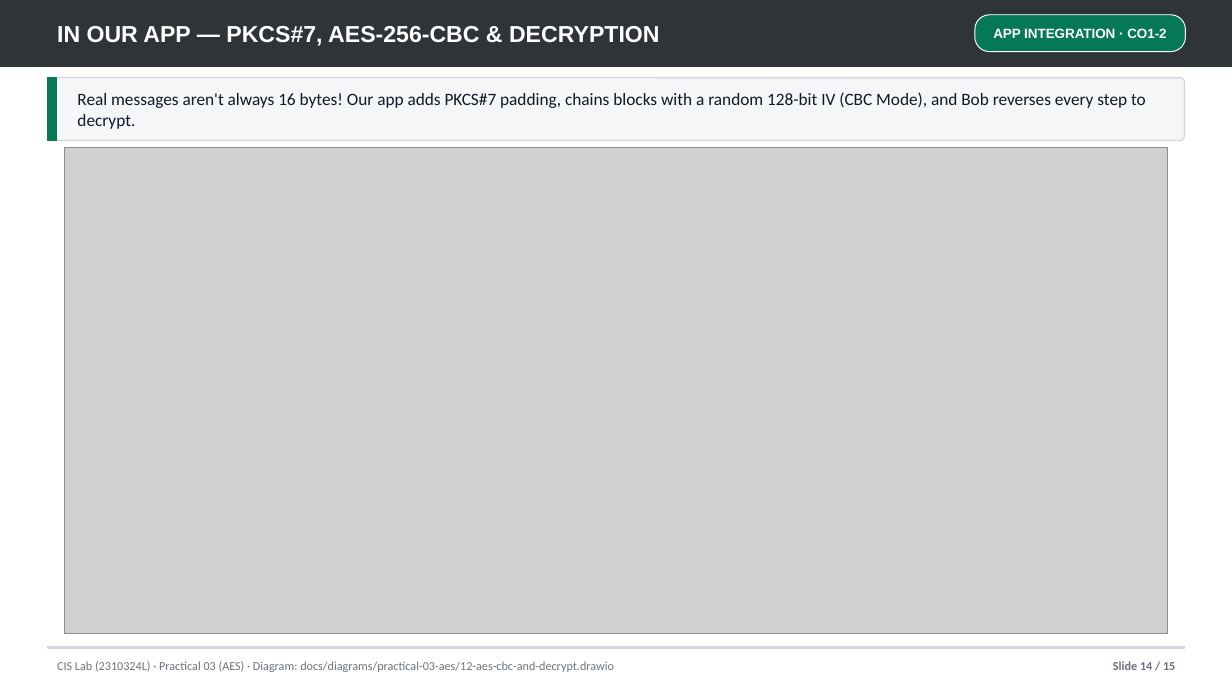
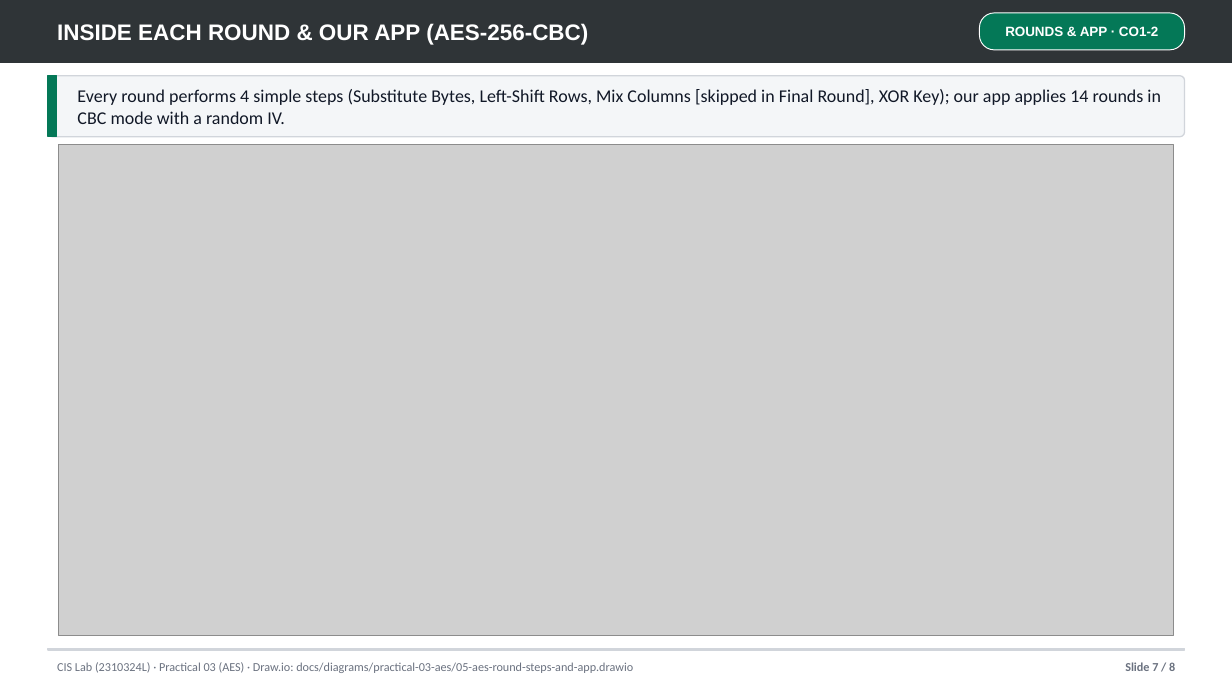
Before and after one commit to debugonaut/cis-2310324l-secure-messaging, a slide deck: slide 7 of docs/Practical_03_AES.pptx (slide 14 before the commit). Drawn at 1232x693 pixels with LibreOffice and Linux fonts; fonts in the diff are those of the drawing; grey boxes stand for pictures. Boxes give left, top, right and bottom in pixels: in the first picture for what was removed or moved away, otherwise in the second. Text is boxed around its words. In the diff, an @@ line names an element or a change of style, - is before the commit and + after.

Commit message:
docs: simplify Practical 03 AES PPTX (Trouble-Free style) & build Practical 08 HMAC PPTX from video screenshots

```diff
--- a/docs/Practical_03_AES.pptx
+++ b/docs/Practical_03_AES.pptx
@@ rectangle: place and size @@
-rectangle at [0, 0, 1232, 67]
+rectangle at [0, 0, 1232, 63]
@@ text at [57, 23, 588, 45]: text changed; size 18 to 17.5 pt @@
-IN OUR APP — PKCS#7, AES-256-CBC & DECRYPTION
+INSIDE EACH ROUND & OUR APP (AES-256-CBC)
@@ rounded rectangle: place and size @@
-rounded rectangle at [975, 15, 1186, 52]
+rounded rectangle at [980, 13, 1185, 50]
@@ text at [1005, 26, 1158, 36]: text changed @@
-APP INTEGRATION · CO1-2
+ROUNDS & APP · CO1-2
@@ rounded rectangle at [48, 76, 1185, 137]: proportions changed @@
@@ text at [77, 89, 1161, 124]: text changed; size 13.5 to 14 pt @@
-Real messages aren't always 16 bytes! Our app adds PKCS#7 padding, chains blocks with a random 128-bit IV (CBC Mode), and Bob reverses every step to decrypt.
+Every round performs 4 simple steps (Substitute Bytes, Left-Shift Rows, Mix Columns [skipped in Final Round], XOR Key); our app applies 14 rounds in CBC mode with a random IV.
@@ picture: place and size @@
-picture at [65, 148, 1167, 634]
+picture at [58, 144, 1174, 636]
@@ text at [57, 662, 633, 673]: text changed @@
-CIS Lab (2310324L) · Practical 03 (AES) · Diagram: docs/diagrams/practical-03-aes/12-aes-cbc-and-decrypt.drawio
+CIS Lab (2310324L) · Practical 03 (AES) · Draw.io: docs/diagrams/practical-03-aes/05-aes-round-steps-and-app.drawio
@@ text at [1125, 662, 1175, 671]: text changed @@
-Slide 14 / 15
+Slide 7 / 8
```
Also in this commit, not shown: 4 other slides changed, 3 slides added, 10 slides removed, 30 other files.
